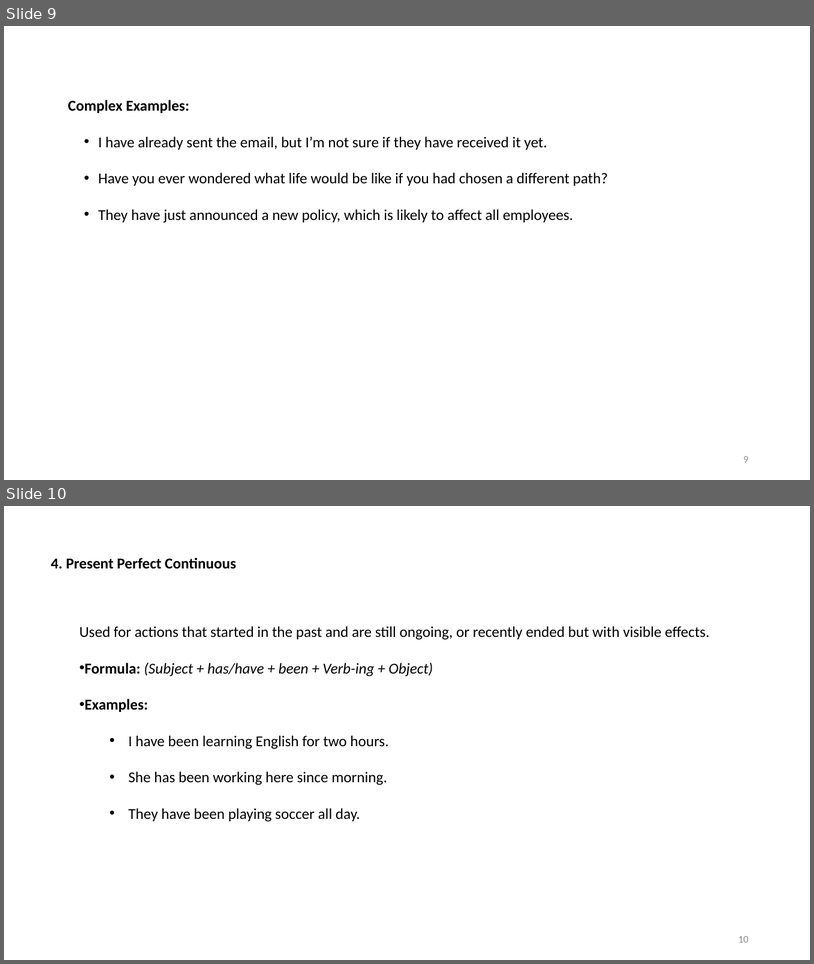
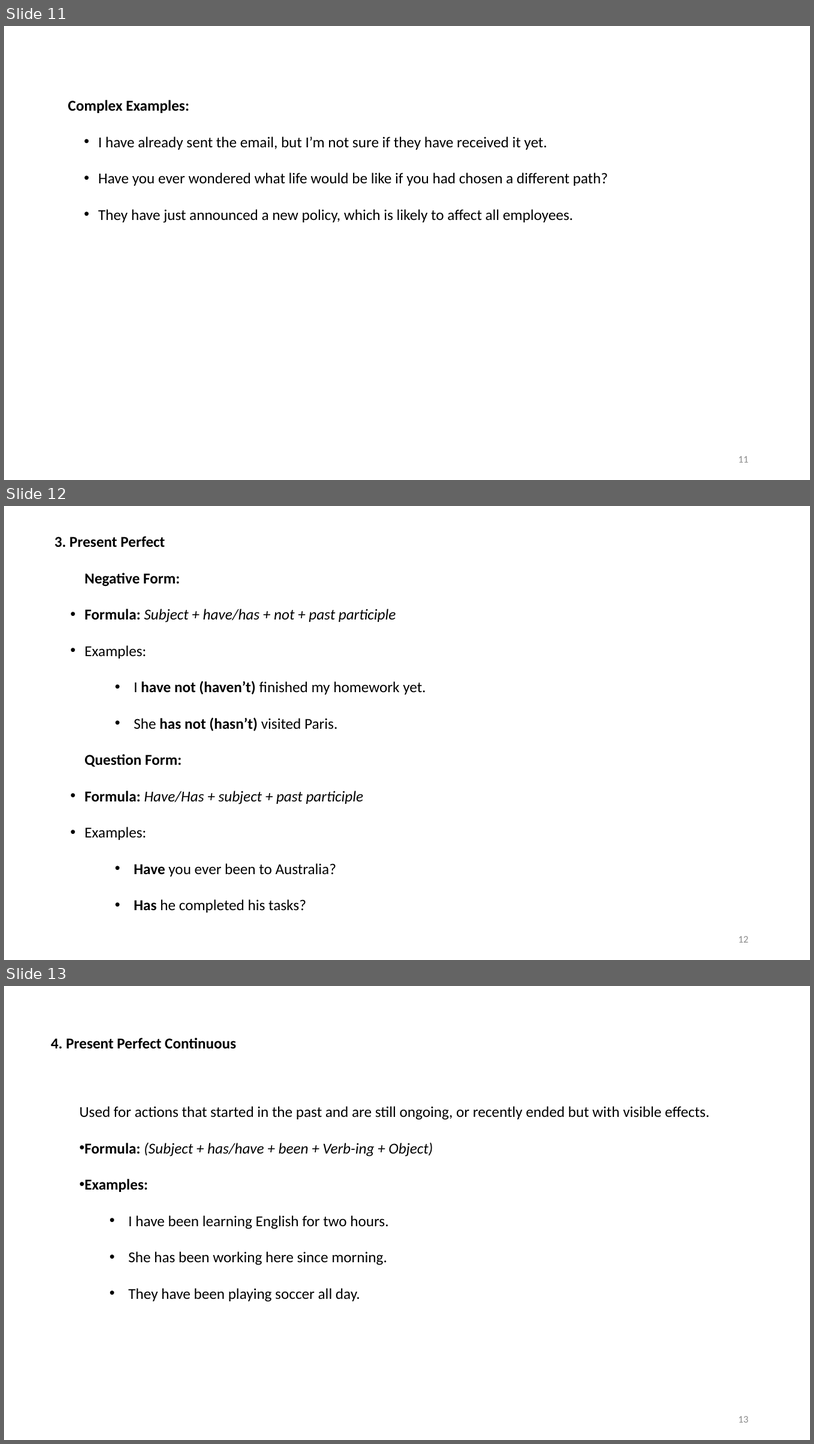
Before and after one commit to mmmovahed/English_grammer_self_study, a slide deck: English.pptx. Shown one above the other, each under a label of ours: slides 9 and 10 before the commit, slides 11, 12 and 13 after it. The pictures are 814x964 and 814x1444 pixels, drawn with LibreOffice and Linux fonts; fonts in the diff are those of the drawing. Boxes give left, top, right and bottom in pixels: in the first picture for what was removed or moved away, otherwise in the second. Text is boxed around its words. In the diff, an @@ line names an element or a change of style, - is before the commit and + after.

Commit message:
negative and question form have been added.

```diff
--- a/English.pptx
+++ b/English.pptx
@@ slide 12 added at (4, 506, 810, 960), background #FFFFFF @@
@@ text added at (54, 536, 426, 912), 18 pt, text #000000 @@
+3. Present Perfect
+  Negative Form:
+  • Formula: Subject + have/has + not + past participle
+  • Examples:
+    • I have not (haven’t) finished my homework yet.
+    • She has not (hasn’t) visited Paris.
+  Question Form:
+  • Formula: Have/Has + subject + past participle
+  • Examples:
+    • Have you ever been to Australia?
+    • Has he completed his tasks?
@@ page number added at (738, 936, 749, 942), 12 pt, text #8C8C8C @@
+12
@@ what was slide 9 is now slide 11 @@
@@ page number at (738, 456, 749, 462): text changed @@
-9
+11
@@ what was slide 10 is now slide 13 @@
@@ page number at (738, 1416, 749, 1422): text changed @@
-10
+13
```
Also in this commit, not shown: 3 other slides added.
